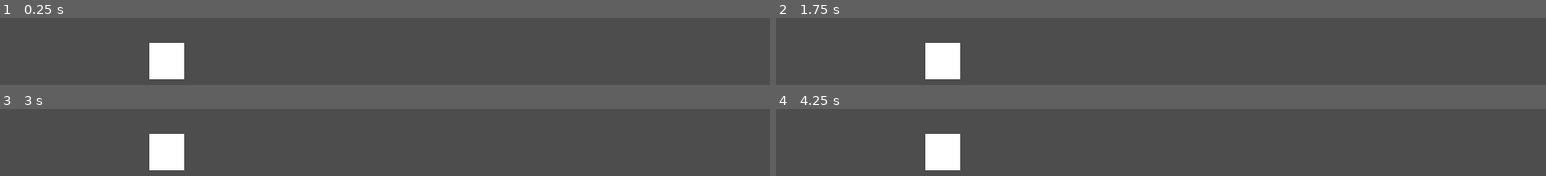
Above: before the commit, frames 1-4 (two rows, left to right).
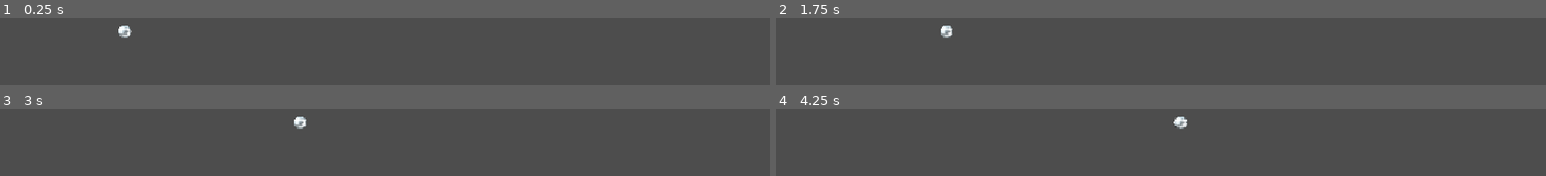
Above: after the commit, the same moments.

Repository: Edu-Dev12/Pinball_Survivor
Game: Godot game, scene res://Scenes/main.tscn
The game is run twice, just before and just after one commit, with the same random seed, the same clock (stepped at 60 frames per second) and the same inputs.
Inputs:
- Up to frame 1 (0.25 s): no input
- Up to frame 2 (1.75 s): tap Enter at 0.5 s; hold D (Right) 0.53-1.28 s; tap Space (Dash) at 0.6, 1.25, 1.35 s; hold S (Down) from 1.28 s (still down)
- Up to frame 3 (3 s): release S (Down) at 2.03 s; hold D (Right) 2.03-2.78 s; tap Space (Dash) at 2.1, 2.85 s; hold W (Up) from 2.78 s (still down)
- Up to frame 4 (4.25 s): release W (Up) at 3.53 s; hold A (Left) from 3.53 s (still down); tap Space (Dash) at 3.6 s

The runs differ from the first frame. In frame 1, 2.7% of the frame differs, in the area x 15-24%, y 11-92%; in frame 2, 2.7%; in frame 3, 2.7%; in frame 4, 2.7%, in the area x 19-54%, y 11-92%.

Commit message:
inital prototype

Diff:
--- /dev/null
+++ b/rhythm-game/Scenes/enemy.gd
@@ -0,0 +1 @@
+extends StaticBody2D
--- a/rhythm-game/Scenes/main.tscn
+++ b/rhythm-game/Scenes/main.tscn
@@ -1,50 +1,234 @@
 [gd_scene format=3 uid="uid://d21nmp141vkff"]
 
-[ext_resource type="Script" uid="uid://de5du81tlu8be" path="res://Scripts/Entities/player.gd" id="1_8gbba"]
-[ext_resource type="Script" uid="uid://cclus8hmi5uqf" path="res://Scripts/Components/Movement/linear_velocity_component.gd" id="1_bo1nx"]
-[ext_resource type="Script" uid="uid://1hqnbj8lkbnb" path="res://Scripts/Components/Controller/player_input_component.gd" id="1_jjgbg"]
-[ext_resource type="AudioStream" uid="uid://dg66njtonummh" path="res://Audio/click_50bpm.mp3" id="4_jjvhh"]
-[ext_resource type="Script" uid="uid://bk0gfv0crmamf" path="res://Scripts/Components/Controller/bpm_controller_component.gd" id="4_kry3j"]
-[ext_resource type="Script" uid="uid://ccdx0ejnkaqqs" path="res://Scripts/Components/Controller/movement_controller_component.gd" id="5_21xkr"]
-
-[sub_resource type="RectangleShape2D" id="RectangleShape2D_pv2mu"]
-size = Vector2(53, 52.5)
+[ext_resource type="Script" uid="uid://3ajbn7qjec5c" path="res://Scenes/player.gd" id="1_bo1nx"]
+[ext_resource type="Texture2D" uid="uid://by6wa2ghwntw6" path="res://Assets/pinball_image.png" id="2_8gbba"]
+[ext_resource type="Script" uid="uid://dm883n7ys36ej" path="res://Scenes/enemy.gd" id="3_8gbba"]
+
+[sub_resource type="PhysicsMaterial" id="PhysicsMaterial_bo1nx"]
+bounce = 1.0
+
+[sub_resource type="CircleShape2D" id="CircleShape2D_rm36b"]
+radius = 29.068884
+
+[sub_resource type="RectangleShape2D" id="RectangleShape2D_a8coe"]
+
+[sub_resource type="RectangleShape2D" id="RectangleShape2D_jyjxp"]
+size = Vector2(72.50009, 1179.9999)
 
 [node name="Main" type="Node2D" unique_id=989795356]
 
-[node name="Player" type="CharacterBody2D" parent="." unique_id=330966268 node_paths=PackedStringArray("linearVelocityComponent", "playerInputComponent", "bpm_controller_component")]
-position = Vector2(255, 133)
-script = ExtResource("1_8gbba")
-linearVelocityComponent = NodePath("Movement/LinearVelocityComponent")
-playerInputComponent = NodePath("Controller/PlayerInputComponent")
-bpm_controller_component = NodePath("Controller/BPMControllerComponent")
-
-[node name="Movement" type="Node2D" parent="Player" unique_id=827228945]
-
-[node name="LinearVelocityComponent" type="Node2D" parent="Player/Movement" unique_id=2051705830 node_paths=PackedStringArray("characterBody2D")]
+[node name="RigidBody2D" type="RigidBody2D" parent="." unique_id=831201580]
+position = Vector2(194, 88)
+rotation = 0.0027932574
+physics_material_override = SubResource("PhysicsMaterial_bo1nx")
+gravity_scale = 0.0
+contact_monitor = true
+max_contacts_reported = 100
+linear_damp = 0.2
 script = ExtResource("1_bo1nx")
-characterBody2D = NodePath("../..")
-
-[node name="Controller" type="Node2D" parent="Player" unique_id=1094903807]
-
-[node name="PlayerInputComponent" type="Node2D" parent="Player/Controller" unique_id=950283965]
-script = ExtResource("1_jjgbg")
-
-[node name="MovementControllerComponent" type="Node2D" parent="Player/Controller" unique_id=1475315636]
-script = ExtResource("5_21xkr")
-
-[node name="BPMControllerComponent" type="Node2D" parent="Player/Controller" unique_id=1440500232]
-script = ExtResource("4_kry3j")
-
-[node name="ColorRect" type="ColorRect" parent="Player" unique_id=1111578301]
-offset_left = -25.0
-offset_top = -27.0
-offset_right = 27.0
-offset_bottom = 26.0
-
-[node name="CollisionShape2D" type="CollisionShape2D" parent="Player" unique_id=289201895]
-shape = SubResource("RectangleShape2D_pv2mu")
-
-[node name="AudioStreamPlayer" type="AudioStreamPlayer" parent="." unique_id=1106765276]
-stream = ExtResource("4_jjvhh")
-autoplay = true
+
+[node name="PinballImage" type="Sprite2D" parent="RigidBody2D" unique_id=1071042593]
+scale = Vector2(0.042164218, 0.042164218)
+texture = ExtResource("2_8gbba")
+
+[node name="CollisionShape2D" type="CollisionShape2D" parent="RigidBody2D" unique_id=1344004035]
+scale = Vector2(0.34141818, 0.33940208)
+shape = SubResource("CircleShape2D_rm36b")
+
+[node name="InputTimer" type="Timer" parent="RigidBody2D" unique_id=448370172]
+wait_time = 0.001
+autostart = true
+
+[node name="Enemy" type="StaticBody2D" parent="." unique_id=775370783 groups=["Enemy"]]
+position = Vector2(397, 114)
+scale = Vector2(3.793561, 3.8509002)
+script = ExtResource("3_8gbba")
+
+[node name="CollisionShape2D" type="CollisionShape2D" parent="Enemy" unique_id=954196068]
+shape = SubResource("RectangleShape2D_a8coe")
+debug_color = Color(0.9639986, 2.8878452e-07, 0.49824852, 0.41960785)
+
+[node name="Enemy2" type="StaticBody2D" parent="." unique_id=535307374 groups=["Enemy"]]
+position = Vector2(630, 222)
+scale = Vector2(3.793561, 3.8509002)
+script = ExtResource("3_8gbba")
+
+[node name="CollisionShape2D" type="CollisionShape2D" parent="Enemy2" unique_id=1582846711]
+shape = SubResource("RectangleShape2D_a8coe")
+debug_color = Color(0.9639986, 2.8878452e-07, 0.49824852, 0.41960785)
+
+[node name="Enemy3" type="StaticBody2D" parent="." unique_id=2028317768 groups=["Enemy"]]
+position = Vector2(331, 449)
+scale = Vector2(3.793561, 3.8509002)
+script = ExtResource("3_8gbba")
+
+[node name="CollisionShape2D" type="CollisionShape2D" parent="Enemy3" unique_id=1724303770]
+shape = SubResource("RectangleShape2D_a8coe")
+debug_color = Color(0.9639986, 2.8878452e-07, 0.49824852, 0.41960785)
+
+[node name="Enemy4" type="StaticBody2D" parent="." unique_id=1608460857 groups=["Enemy"]]
+position = Vector2(731, 389)
+scale = Vector2(3.793561, 3.8509002)
+script = ExtResource("3_8gbba")
+
+[node name="CollisionShape2D" type="CollisionShape2D" parent="Enemy4" unique_id=399298475]
+shape = SubResource("RectangleShape2D_a8coe")
+debug_color = Color(0.9639986, 2.8878452e-07, 0.49824852, 0.41960785)
+
+[node name="Enemy5" type="StaticBody2D" parent="." unique_id=111594373 groups=["Enemy"]]
+position = Vector2(744, 90)
+scale = Vector2(3.793561, 3.8509002)
+script = ExtResource("3_8gbba")
+
+[node name="CollisionShape2D" type="CollisionShape2D" parent="Enemy5" unique_id=218604424]
+shape = SubResource("RectangleShape2D_a8coe")
+debug_color = Color(0.9639986, 2.8878452e-07, 0.49824852, 0.41960785)
+
+[node name="Enemy6" type="StaticBody2D" parent="." unique_id=2096632550 groups=["Enemy"]]
+position = Vector2(78, 288)
+scale = Vector2(3.793561, 3.8509002)
+script = ExtResource("3_8gbba")
+
+[node name="CollisionShape2D" type="CollisionShape2D" parent="Enemy6" unique_id=1040007006]
+shape = SubResource("RectangleShape2D_a8coe")
+debug_color = Color(0.9639986, 2.8878452e-07, 0.49824852, 0.41960785)
+
+[node name="Enemy7" type="StaticBody2D" parent="." unique_id=1547318050 groups=["Enemy"]]
+position = Vector2(194, 544)
+scale = Vector2(3.793561, 3.8509002)
+script = ExtResource("3_8gbba")
+
+[node name="CollisionShape2D" type="CollisionShape2D" parent="Enemy7" unique_id=921457347]
+shape = SubResource("RectangleShape2D_a8coe")
+debug_color = Color(0.9639986, 2.8878452e-07, 0.49824852, 0.41960785)
+
+[node name="Enemy8" type="StaticBody2D" parent="." unique_id=2054039004 groups=["Enemy"]]
+position = Vector2(567, 474)
+scale = Vector2(3.793561, 3.8509002)
+script = ExtResource("3_8gbba")
+
+[node name="CollisionShape2D" type="CollisionShape2D" parent="Enemy8" unique_id=659318826]
+shape = SubResource("RectangleShape2D_a8coe")
+debug_color = Color(0.9639986, 2.8878452e-07, 0.49824852, 0.41960785)
+
+[node name="Enemy9" type="StaticBody2D" parent="." unique_id=2106617229 groups=["Enemy"]]
+position = Vector2(952, 518)
+scale = Vector2(3.793561, 3.8509002)
+script = ExtResource("3_8gbba")
+
+[node name="CollisionShape2D" type="CollisionShape2D" parent="Enemy9" unique_id=519649569]
+shape = SubResource("RectangleShape2D_a8coe")
+debug_color = Color(0.9639986, 2.8878452e-07, 0.49824852, 0.41960785)
+
+[node name="Enemy10" type="StaticBody2D" parent="." unique_id=1041717784 groups=["Enemy"]]
+position = Vector2(970, 206)
+scale = Vector2(3.793561, 3.8509002)
+script = ExtResource("3_8gbba")
+
+[node name="CollisionShape2D" type="CollisionShape2D" parent="Enemy10" unique_id=1432971140]
+shape = SubResource("RectangleShape2D_a8coe")
+debug_color = Color(0.9639986, 2.8878452e-07, 0.49824852, 0.41960785)
+
+[node name="Enemy11" type="StaticBody2D" parent="." unique_id=2039490516 groups=["Enemy"]]
+position = Vector2(911, 336)
+scale = Vector2(3.793561, 3.8509002)
+script = ExtResource("3_8gbba")
+
+[node name="CollisionShape2D" type="CollisionShape2D" parent="Enemy11" unique_id=514783023]
+shape = SubResource("RectangleShape2D_a8coe")
+debug_color = Color(0.9639986, 2.8878452e-07, 0.49824852, 0.41960785)
+
+[node name="Enemy12" type="StaticBody2D" parent="." unique_id=922054761 groups=["Enemy"]]
+position = Vector2(842, 178)
+scale = Vector2(3.793561, 3.8509002)
+script = ExtResource("3_8gbba")
+
+[node name="CollisionShape2D" type="CollisionShape2D" parent="Enemy12" unique_id=1582027723]
+shape = SubResource("RectangleShape2D_a8coe")
+debug_color = Color(0.9639986, 2.8878452e-07, 0.49824852, 0.41960785)
+
+[node name="Enemy13" type="StaticBody2D" parent="." unique_id=1500257508 groups=["Enemy"]]
+position = Vector2(942, 78)
+scale = Vector2(3.793561, 3.8509002)
+script = ExtResource("3_8gbba")
+
+[node name="CollisionShape2D" type="CollisionShape2D" parent="Enemy13" unique_id=1268515146]
+shape = SubResource("RectangleShape2D_a8coe")
+debug_color = Color(0.9639986, 2.8878452e-07, 0.49824852, 0.41960785)
+
+[node name="Enemy14" type="StaticBody2D" parent="." unique_id=813768178 groups=["Enemy"]]
+position = Vector2(542, 60)
+scale = Vector2(3.793561, 3.8509002)
+script = ExtResource("3_8gbba")
+
+[node name="CollisionShape2D" type="CollisionShape2D" parent="Enemy14" unique_id=858982874]
+shape = SubResource("RectangleShape2D_a8coe")
+debug_color = Color(0.9639986, 2.8878452e-07, 0.49824852, 0.41960785)
+
+[node name="Enemy15" type="StaticBody2D" parent="." unique_id=50500742 groups=["Enemy"]]
+position = Vector2(346, 307)
+scale = Vector2(3.793561, 3.8509002)
+script = ExtResource("3_8gbba")
+
+[node name="CollisionShape2D" type="CollisionShape2D" parent="Enemy15" unique_id=1449094589]
+shape = SubResource("RectangleShape2D_a8coe")
+debug_color = Color(0.9639986, 2.8878452e-07, 0.49824852, 0.41960785)
+
+[node name="Enemy16" type="StaticBody2D" parent="." unique_id=88967756 groups=["Enemy"]]
+position = Vector2(185, 213)
+scale = Vector2(3.793561, 3.8509002)
+script = ExtResource("3_8gbba")
+
+[node name="CollisionShape2D" type="CollisionShape2D" parent="Enemy16" unique_id=1767883466]
+shape = SubResource("RectangleShape2D_a8coe")
+debug_color = Color(0.9639986, 2.8878452e-07, 0.49824852, 0.41960785)
+
+[node name="Enemy17" type="StaticBody2D" parent="." unique_id=645114375 groups=["Enemy"]]
+position = Vector2(311, 68)
+scale = Vector2(3.793561, 3.8509002)
+script = ExtResource("3_8gbba")
+
+[node name="CollisionShape2D" type="CollisionShape2D" parent="Enemy17" unique_id=1931398795]
+shape = SubResource("RectangleShape2D_a8coe")
+debug_color = Color(0.9639986, 2.8878452e-07, 0.49824852, 0.41960785)
+
+[node name="Enemy18" type="StaticBody2D" parent="." unique_id=1017439801 groups=["Enemy"]]
+position = Vector2(94, 67)
+scale = Vector2(3.793561, 3.8509002)
+script = ExtResource("3_8gbba")
+
+[node name="CollisionShape2D" type="CollisionShape2D" parent="Enemy18" unique_id=1509608193]
+shape = SubResource("RectangleShape2D_a8coe")
+debug_color = Color(0.9639986, 2.8878452e-07, 0.49824852, 0.41960785)
+
+[node name="StaticBody2D" type="StaticBody2D" parent="." unique_id=718848789]
+position = Vector2(-34, -1)
+
+[node name="CollisionShape2D" type="CollisionShape2D" parent="StaticBody2D" unique_id=460834979]
+position = Vector2(-1.5, 327.5)
+shape = SubResource("RectangleShape2D_jyjxp")
+
+[node name="StaticBody2D2" type="StaticBody2D" parent="." unique_id=199532395]
+position = Vector2(1162, -16)
+
+[node name="CollisionShape2D" type="CollisionShape2D" parent="StaticBody2D2" unique_id=456967758]
+position = Vector2(28.75, 327.5)
+shape = SubResource("RectangleShape2D_jyjxp")
+
+[node name="StaticBody2D3" type="StaticBody2D" parent="." unique_id=2136106524]
+position = Vector2(1017, 684)
+rotation = 1.5707964
+
+[node name="CollisionShape2D" type="CollisionShape2D" parent="StaticBody2D3" unique_id=433574175]
+position = Vector2(1.0001831, 440)
+shape = SubResource("RectangleShape2D_jyjxp")
+
+[node name="StaticBody2D4" type="StaticBody2D" parent="." unique_id=315015428]
+position = Vector2(1017, -36)
+rotation = 1.5707964
+
+[node name="CollisionShape2D" type="CollisionShape2D" parent="StaticBody2D4" unique_id=1303231731]
+position = Vector2(1.0001831, 440)
+shape = SubResource("RectangleShape2D_jyjxp")
+
+[connection signal="body_entered" from="RigidBody2D" to="RigidBody2D" method="get_collision"]
--- /dev/null
+++ b/rhythm-game/Scenes/player.gd
@@ -0,0 +1,51 @@
+extends RigidBody2D
+
+@onready var input_timer: Timer = $InputTimer
+
+var can_control := true
+@export var max_charge := 1200.0
+@export var min_charge := 200.0
+@export var charge_speed := 800.0
+var charge_force := 0.0
+var is_charging := false
+var saved_direction := Vector2.ZERO
+
+func _ready() -> void:
+	input_timer.timeout.connect(_set_control_state.bind(true))
+
+func _physics_process(delta: float) -> void:
+	if is_charging:
+		charge_force = min(charge_force + charge_speed * delta, max_charge)
+
+func _unhandled_input(event: InputEvent) -> void:
+	if not can_control:
+		return
+
+	var actions = ["Left", "Right", "Up", "Down"]
+
+	for action in actions:
+		if event.is_action_pressed(action) and not is_charging:
+			var current_dir := Input.get_vector("Left", "Right", "Up", "Down")
+			if current_dir != Vector2.ZERO:
+				saved_direction = current_dir
+				is_charging = true
+				charge_force = min_charge
+				break
+
+		if event.is_action_released(action) and is_charging:
+			if saved_direction != Vector2.ZERO:
+				apply_impulse(saved_direction * charge_force)
+				can_control = false
+				input_timer.start()
+
+			is_charging = false
+			saved_direction = Vector2.ZERO
+			break
+
+func _set_control_state(should_enable: bool) -> void:
+	can_control = should_enable
+
+func get_collision(body: Node):
+	print(body)
+	if body.is_in_group("Enemy"):
+		body.queue_free()
--- a/rhythm-game/Scripts/Components/Controller/bpm_controller_component.gd
+++ /dev/null
@@ -1,30 +0,0 @@
-extends Node2D
-class_name BPMControllerComponent
-
-var tolerance_time_in: float = 0.15
-var tolerance_time_out: float = 0.15
-var on_beat: bool = false
-
-func _ready() -> void:
-	BpmManager.beat_triggered.connect(on_beat_triggered)
-
-func _process(delta: float) -> void:
-	if BpmManager.bpm == 0:
-		return
-
-	if BpmManager.beat_timer >= (BpmManager.time_per_beat - tolerance_time_in) and not on_beat:
-		enable_beat()
-
-func on_beat_triggered() -> void:
-	if not on_beat:
-		enable_beat()
-
-	await get_tree().create_timer(tolerance_time_out).timeout
-
-	on_beat = false
-
-func enable_beat() -> void:
-	on_beat = true
-
-func consume_window() -> void:
-	on_beat = false
--- a/rhythm-game/Scripts/Components/Controller/movement_controller_component.gd
+++ /dev/null
@@ -1,2 +0,0 @@
-extends Node2D
-class_name MovementControllerComponent
--- a/rhythm-game/Scripts/Components/Controller/player_input_component.gd
+++ /dev/null
@@ -1,18 +0,0 @@
-extends Node2D
-class_name PlayerInputComponent
-
-var movement_vector: Vector2
-var is_dashing: bool
-
-func get_movement_input() -> Vector2:
-	movement_vector = Input.get_vector("Left", "Right", "Up", "Down", 0.3).round()
-
-	return movement_vector.normalized()
-
-func get_dash_input() -> bool:
-	is_dashing = Input.is_action_just_pressed("Dash")
-
-	return is_dashing
-
-func is_receiving_movement_input() -> bool:
-	return get_movement_input() != Vector2.ZERO
--- a/rhythm-game/Scripts/Components/Movement/linear_velocity_component.gd
+++ /dev/null
@@ -1,14 +0,0 @@
-extends Node2D
-class_name LinearVelocityComponent
-## Componente responsavel pela velocidade linear da entidade
-
-@export var characterBody2D: CharacterBody2D
-
-func _physics_process(_delta: float) -> void:
-	characterBody2D.move_and_slide()
-
-func stop_movement():
-	characterBody2D.velocity = Vector2.ZERO
-
-func apply_velocity(direction: Vector2, velocity: float):
-	characterBody2D.velocity = direction * velocity
--- a/rhythm-game/Scripts/Entities/player.gd
+++ /dev/null
@@ -1,27 +0,0 @@
-extends CharacterBody2D
-class_name Player
-@onready var color_rect: ColorRect = $ColorRect
-
-@export_subgroup("Movement")
-@export var linearVelocityComponent: LinearVelocityComponent
-
-@export_subgroup("Controller")
-@export var playerInputComponent: PlayerInputComponent
-@export var bpm_controller_component: BPMControllerComponent
-
-func _physics_process(delta: float) -> void:
-	#if !playerInputComponent.is_dashing:
-		#if playerInputComponent.is_receiving_movement_input() and bpm_controller_component.on_beat:
-			#linearVelocityComponent.apply_velocity(playerInputComponent.get_movement_input(), 200)
-		#else:
-			#linearVelocityComponent.stop_movement()
-		#
-	#if playerInputComponent.get_dash_input() and bpm_controller_component.on_beat:
-		#linearVelocityComponent.apply_velocity(playerInputComponent.get_movement_input(), 4000)
-
-	if bpm_controller_component.on_beat:
-		if playerInputComponent.get_dash_input():
-			color_rect.color = "ff5b00"
-
-	else:
-		color_rect.color = "ffffff"
--- a/rhythm-game/Scripts/Managers/BPMManager.gd
+++ /dev/null
@@ -1,32 +0,0 @@
-extends Node
-
-signal beat_triggered
-
-var bpm: int = 0
-var time_per_beat: float = 0.0
-var beat_timer: float = 0.0
-
-func set_bpm(new_bpm: int):
-	bpm = new_bpm
-	calculate_variables()
-
-func _ready():
-	set_bpm(50)
-
-func _process(delta: float):
-	if bpm == 0:
-		return
-
-	beat_timer += delta
-
-	if beat_timer >= time_per_beat:
-		trigger_beat()
-
-func calculate_variables():
-	time_per_beat = 60.0 / bpm
-	beat_timer = 0.0
-
-func trigger_beat():
-	beat_timer -= time_per_beat
-	print("--- BATIDA REAL DA MÚSICA ---")
-	beat_triggered.emit()
--- a/rhythm-game/project.godot
+++ b/rhythm-game/project.godot
@@ -13,10 +13,6 @@
 config/name="Rhythm_Game"
 run/main_scene="uid://d21nmp141vkff"
 config/features=PackedStringArray("4.7", "Forward Plus")
-
-[autoload]
-
-BpmManager="*uid://d10hks74vsbai"
 
 [display]
 
@@ -38,24 +34,28 @@
 "deadzone": 0.2,
 "events": [Object(InputEventKey,"resource_local_to_scene":false,"resource_name":"","device":-1,"window_id":0,"alt_press …(191 unchanged characters)…
 , Object(InputEventJoypadMotion,"resource_local_to_scene":false,"resource_name":"","device":-1,"axis":0,"axis_value":-1.0,"script":null)
+, Object(InputEventKey,"resource_local_to_scene":false,"resource_name":"","device":-1,"window_id":0,"alt_pressed":false,"shift_pressed":false,"ctrl_pressed":false,"meta_pressed":false,"pressed":false,"keycode":0,"physical_keycode":4194319,"key_label":0,"unicode":0,"location":0,"echo":false,"script":null)
 ]
 }
 Right={
 "deadzone": 0.2,
 "events": [Object(InputEventKey,"resource_local_to_scene":false,"resource_name":"","device":-1,"window_id":0,"alt_press …(192 unchanged characters)…
 , Object(InputEventJoypadMotion,"resource_local_to_scene":false,"resource_name":"","device":-1,"axis":0,"axis_value":1.0,"script":null)
+, Object(InputEventKey,"resource_local_to_scene":false,"resource_name":"","device":-1,"window_id":0,"alt_pressed":false,"shift_pressed":false,"ctrl_pressed":false,"meta_pressed":false,"pressed":false,"keycode":0,"physical_keycode":4194321,"key_label":0,"unicode":0,"location":0,"echo":false,"script":null)
 ]
 }
 Up={
 "deadzone": 0.2,
 "events": [Object(InputEventKey,"resource_local_to_scene":false,"resource_name":"","device":-1,"window_id":0,"alt_press …(192 unchanged characters)…
 , Object(InputEventJoypadMotion,"resource_local_to_scene":false,"resource_name":"","device":-1,"axis":1,"axis_value":-1.0,"script":null)
+, Object(InputEventKey,"resource_local_to_scene":false,"resource_name":"","device":-1,"window_id":0,"alt_pressed":false,"shift_pressed":false,"ctrl_pressed":false,"meta_pressed":false,"pressed":false,"keycode":0,"physical_keycode":4194320,"key_label":0,"unicode":0,"location":0,"echo":false,"script":null)
 ]
 }
 Down={
 "deadzone": 0.2,
 "events": [Object(InputEventKey,"resource_local_to_scene":false,"resource_name":"","device":-1,"window_id":0,"alt_press …(192 unchanged characters)…
 , Object(InputEventJoypadMotion,"resource_local_to_scene":false,"resource_name":"","device":-1,"axis":1,"axis_value":1.0,"script":null)
+, Object(InputEventKey,"resource_local_to_scene":false,"resource_name":"","device":-1,"window_id":0,"alt_pressed":false,"shift_pressed":false,"ctrl_pressed":false,"meta_pressed":false,"pressed":false,"keycode":0,"physical_keycode":4194322,"key_label":0,"unicode":0,"location":0,"echo":false,"script":null)
 ]
 }
 Dash={
Binary file added: rhythm-game/Assets/pinball_image.png
Not shown, added: rhythm-game/Assets/pinball_image.png.import
Not shown, removed: rhythm-game/Audio/click_50bpm.mp3.import
Not shown, added: rhythm-game/Scenes/enemy.gd.uid
Not shown, added: rhythm-game/Scenes/player.gd.uid
Not shown, removed: rhythm-game/Scripts/Components/Controller/bpm_controller_component.gd.uid
Not shown, removed: rhythm-game/Scripts/Components/Controller/movement_controller_component.gd.uid
Not shown, removed: rhythm-game/Scripts/Components/Controller/player_input_component.gd.uid
Not shown, removed: rhythm-game/Scripts/Components/Movement/linear_velocity_component.gd.uid
Not shown, removed: rhythm-game/Scripts/Entities/player.gd.uid
Not shown, removed: rhythm-game/Scripts/Managers/BPMManager.gd.uid
Not shown, removed: rhythm-game/Audio/click_50bpm.mp3
